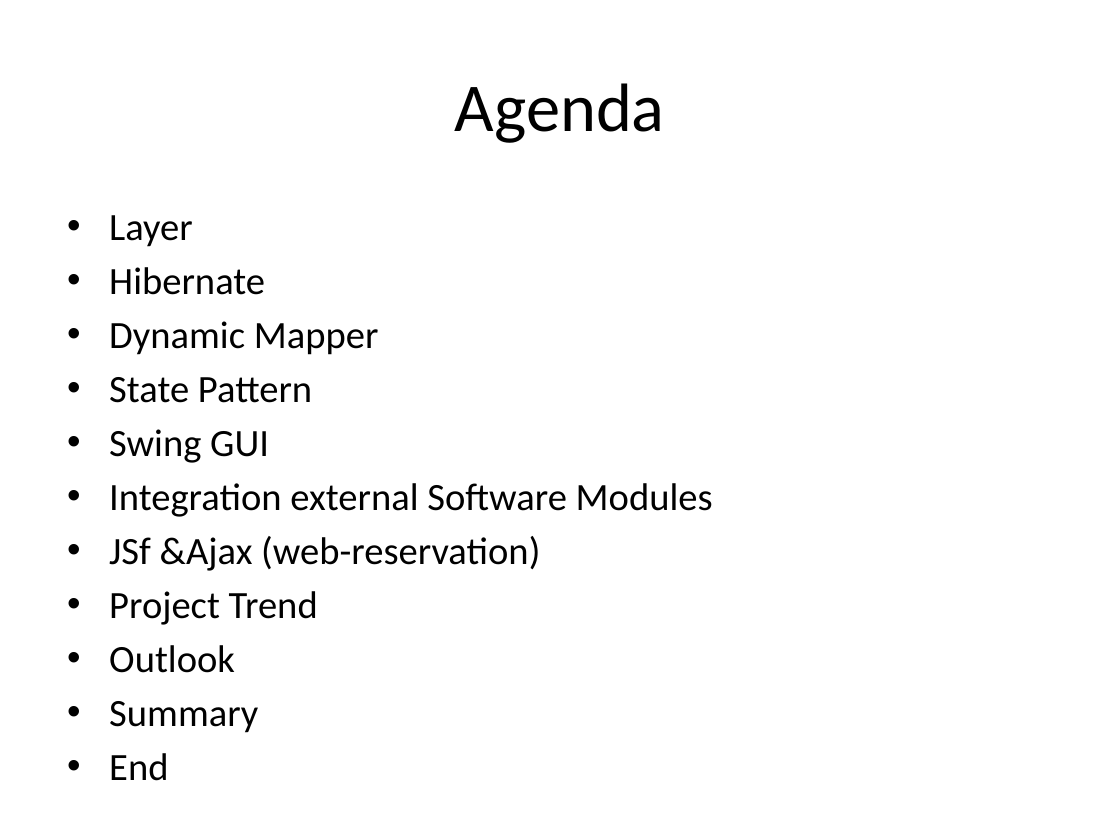
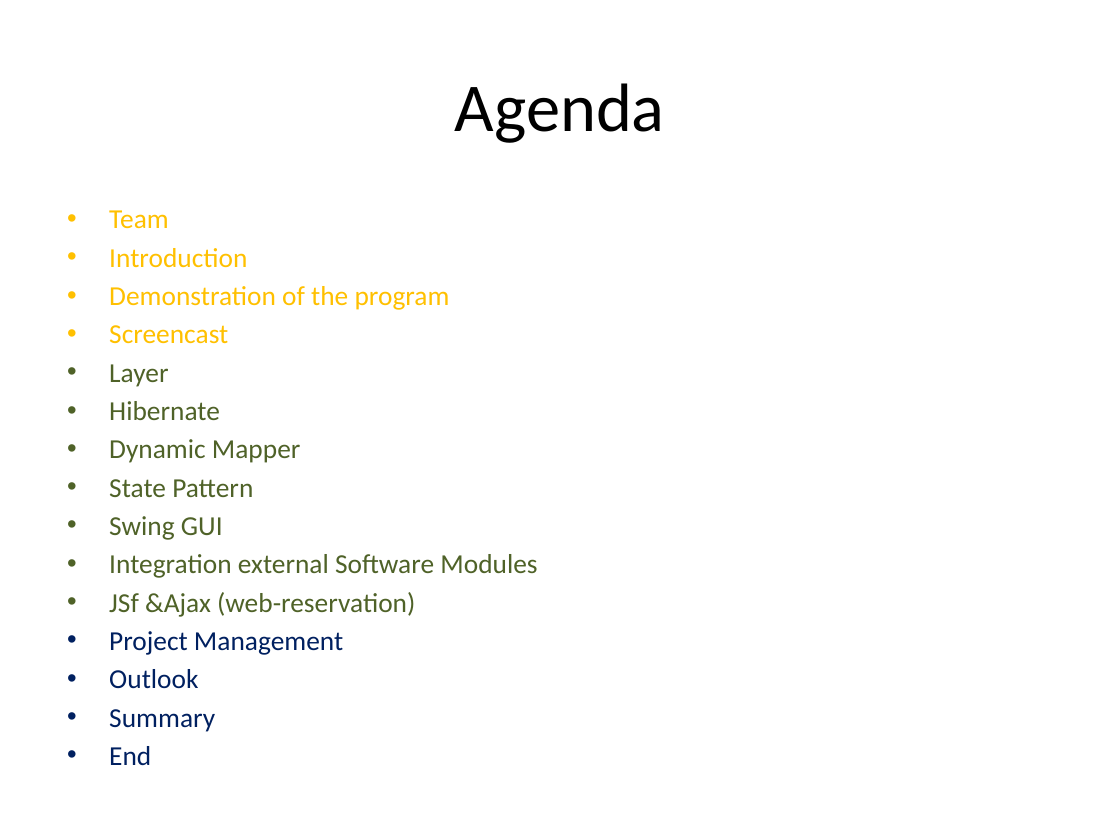
Before and after one commit to markusmo/HotelSoftware, a slide deck: slide 2 of Documentation/Praesentation/PresentationRoomanizer.pptx. Drawn at 1120x840 pixels with LibreOffice and Linux fonts; fonts in the diff are those of the drawing. Boxes give left, top, right and bottom in pixels: in the first picture for what was removed or moved away, otherwise in the second. Text is boxed around its words. In the diff, an @@ line names an element or a change of style, - is before the commit and + after.

```diff
--- a/Documentation/Praesentation/PresentationRoomanizer.pptx
+++ b/Documentation/Praesentation/PresentationRoomanizer.pptx
@@ text at <box>109,210,450,344</box>: paragraphs added @@
+• Team
+• Introduction
+• Demonstration of the program
+• Screencast
@@ text at <box>109,364,537,765</box>: size 24.8 to 17.6 pt in "Layer", "Hibernate", "Dynamic Mapper", "State Pattern" and 6 more places; text colour #000000 to #4F6228 in "Layer", "Hibernate", "Dynamic Mapper", "State Pattern" and 3 more places; text colour #000000 to #002060 in "Outlook", "Summary", "End"; less space between paragraphs @@
@@ text at <box>109,631,343,655</box>: text changed; size 24.8 to 17.6 pt; text colour #000000 to #002060 @@
-• Project Trend
+• Project Management
```
Also in this commit, not shown: 1 other slide changed, 10 slides added, 4 slides removed, 1 other file.
